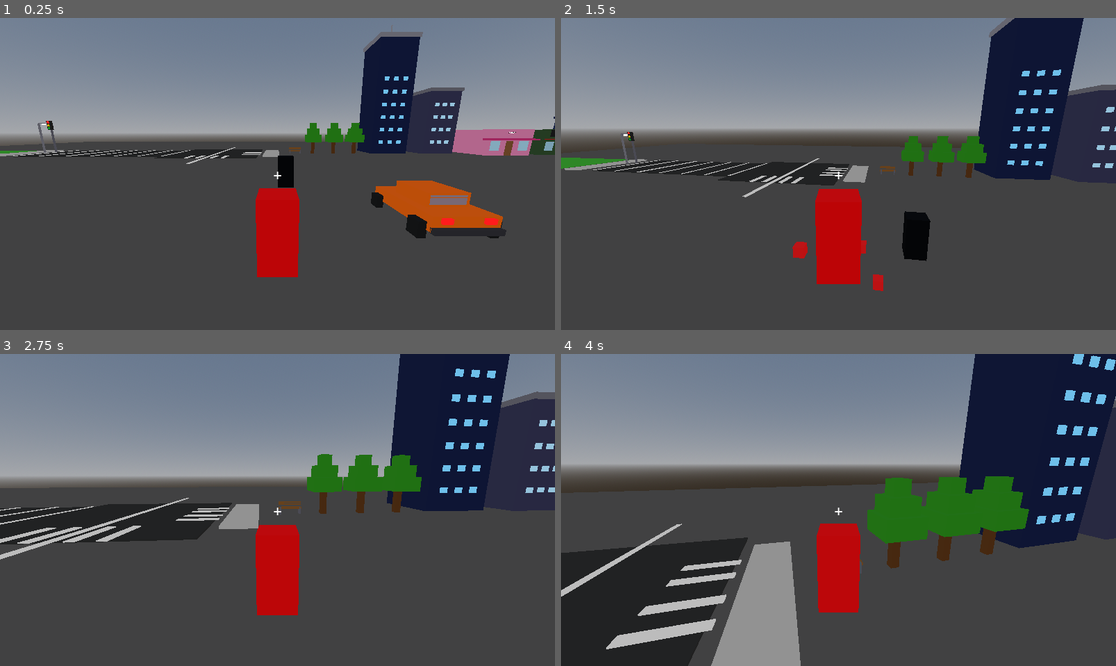
Above: before the commit, frames 1-4 (two rows, left to right).
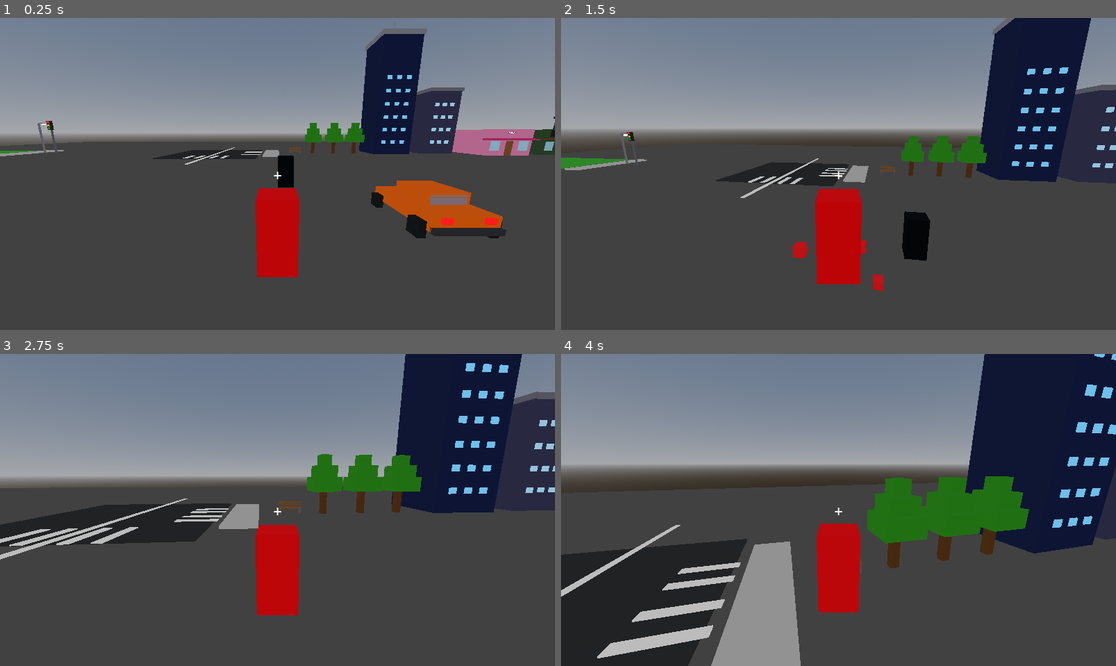
Above: after the commit, the same moments.

Repository: brian-grafals/BloxyGTA
Game: Godot game, scene res://scenes/main.tscn
The game is run twice, just before and just after one commit, with the same random seed, the same clock (stepped at 60 frames per second) and the same inputs.
Inputs (mouse positions are in pixels of both pictures, inside the frame that each line leads up to):
- Up to frame 1 (0.25 s): no input
- Up to frame 2 (1.5 s): move the mouse to (866, 174) at 0.52 s; hold Right mouse button (aim) 0.53-1.28 s; hold W (move_forward) from 0.53 s (still down); click (866, 174) at 0.67 s; tap Space (jump) at 0.77 s; move the mouse to (810, 174) at 1.27 s; tap E (interact) at 1.35 s; click (810, 174) at 1.42 s
- Up to frame 3 (2.75 s): keep holding W (move_forward); tap Space (jump) at 1.52 s; move the mouse to (288, 503) at 2.02 s; hold Shift (sprint) from 2.03 s (still down); click (288, 503) at 2.17 s
- Up to frame 4 (4 s): keep holding W (move_forward); move the mouse to (832, 516) at 2.77 s; release Shift (sprint) at 2.78 s; right-click (832, 516) at 2.85 s; click (832, 516) at 2.92 s; tap Space (jump) at 3.02, 3.77 s; move the mouse to (877, 513) at 3.52 s; hold E (interact) from 3.53 s (still down); click (877, 513) at 3.67 s

The runs differ from the first frame. In frame 1, 1.4% of the frame differs, in the area x 2-77%, y 1-47%; in frame 2, 2.7%; in frame 3, 3.3%; in frame 4, 5.0%, in the area x 0-100%, y 0-98%.

Commit message:
Fix debris collision layer and car camera, update map layout
- debris collision_layer = 0 (stops blood cubes blocking car)
- lock camera when in car, snap to higher/further-back position
- main.tscn road layout updated

Co-Authored-By: Claude Sonnet 4.6 <noreply@anthropic.com>

Diff:
--- a/scenes/main.tscn
+++ b/scenes/main.tscn
@@ -68,62 +68,83 @@
 [node name="Dummy" parent="." unique_id=1523863791 instance=ExtResource("2")]
 transform = Transform3D(1, 0, 0, 0, 1, 0, 0, 0, 1, 0, 1, -8)
 
-[node name="Car" parent="." instance=ExtResource("3")]
+[node name="Car" parent="." unique_id=711713523 instance=ExtResource("3")]
 transform = Transform3D(1, 0, 0, 0, 1, 0, 0, 0, 1, 6, 0.5, -3)
 
-[node name="GrassTile1" parent="." instance=ExtResource("4")]
+[node name="GrassTile1" parent="." unique_id=1914143861 instance=ExtResource("4")]
 transform = Transform3D(1, 0, 0, 0, 1, 0, 0, 0, 1, -58, 0, -30)
 
-[node name="GrassTile2" parent="." instance=ExtResource("4")]
+[node name="GrassTile2" parent="." unique_id=1938694124 instance=ExtResource("4")]
 transform = Transform3D(1, 0, 0, 0, 1, 0, 0, 0, 1, -50, 0, -30)
 
-[node name="Sidewalk1" parent="." instance=ExtResource("5")]
+[node name="Sidewalk1" parent="." unique_id=1375663745 instance=ExtResource("5")]
 transform = Transform3D(1, 0, 0, 0, 1, 0, 0, 0, 1, -43, 0, -30)
 
-[node name="Streetlight1" parent="." instance=ExtResource("11")]
+[node name="Streetlight1" parent="." unique_id=1720911745 instance=ExtResource("11")]
 transform = Transform3D(1, 0, 0, 0, 1, 0, 0, 0, 1, -41, 0, -31)
 
-[node name="Stoplight1" parent="." instance=ExtResource("12")]
+[node name="Stoplight1" parent="." unique_id=2128300593 instance=ExtResource("12")]
 transform = Transform3D(1, 0, 0, 0, 1, 0, 0, 0, 1, -39, 0, -31)
 
-[node name="RoadStraight1" parent="." instance=ExtResource("6")]
-transform = Transform3D(1, 0, 0, 0, 1, 0, 0, 0, 1, -35, 0, -30)
+[node name="RoadStraight1" parent="." unique_id=55451554 instance=ExtResource("6")]
+transform = Transform3D(1, 0, 0, 0, 1, 0, 0, 0, 1, -14.644665, 0, 3.8432693)
 
-[node name="RoadHighway1" parent="." instance=ExtResource("7")]
-transform = Transform3D(1, 0, 0, 0, 1, 0, 0, 0, 1, -24, 0, -30)
+[node name="RoadStraight6" parent="." unique_id=1472218693 instance=ExtResource("6")]
+transform = Transform3D(1, 0, 0, 0, 1, 0, 0, 0, 1, -14.644665, 0, 27.645702)
 
-[node name="RoadIntersection1" parent="." instance=ExtResource("8")]
-transform = Transform3D(1, 0, 0, 0, 1, 0, 0, 0, 1, -10, 0, -30)
+[node name="RoadStraight2" parent="." unique_id=227893928 instance=ExtResource("6")]
+transform = Transform3D(-4.37114e-08, 0, -9.424192, 0, 1, 0, 1.0000002, 0, -4.1194454e-07, -14.644665, 0, 63.42318)
 
-[node name="Sidewalk2" parent="." instance=ExtResource("5")]
+[node name="RoadStraight4" parent="." unique_id=1181413213 instance=ExtResource("6")]
+transform = Transform3D(1, 0, 0, 0, 1, 0, 0, 0, 1, -14.644665, 3.6605377, 45.61353)
+
+[node name="RoadStraight3" parent="." unique_id=631759707 instance=ExtResource("6")]
+transform = Transform3D(1, 0, 0, 0, 0.90744776, 0.4201649, 0, -0.4201649, 0.90744776, -14.644665, 1.5700326, 36.24238)
+
+[node name="RoadStraight5" parent="." unique_id=1880400582 instance=ExtResource("6")]
+transform = Transform3D(1, 0, 0, 0, 0.9234582, -0.38369906, 0, 0.38369906, 0.9234582, -14.644665, 1.7796545, 54.96062)
+
+[node name="RoadHighway3" parent="." unique_id=894154794 instance=ExtResource("7")]
+transform = Transform3D(-4.371138e-08, 0, 7.98, 0, 1, 0, -0.9999998, 0, -3.4881688e-07, -38.50859, 0, 15.792767)
+
+[node name="RoadHighway5" parent="." unique_id=131161798 instance=ExtResource("7")]
+transform = Transform3D(-4.371138e-08, 0, 7.98, 0, 1, 0, -0.9999998, 0, -3.4881688e-07, -36.018055, 0, 46.60738)
+
+[node name="RoadHighway4" parent="." unique_id=92962266 instance=ExtResource("7")]
+transform = Transform3D(-4.371138e-08, 0, 7.98, 0, 1, 0, -0.9999998, 0, -3.4881688e-07, 41.37323, 0, 15.792767)
+
+[node name="RoadIntersection1" parent="." unique_id=1060714432 instance=ExtResource("8")]
+transform = Transform3D(1, 0, 0, 0, 1, 0, 0, 0, 1, -10, 0, -29.67598)
+
+[node name="Sidewalk2" parent="." unique_id=272378816 instance=ExtResource("5")]
 transform = Transform3D(1, 0, 0, 0, 1, 0, 0, 0, 1, -1, 0, -30)
 
-[node name="Bench1" parent="." instance=ExtResource("9")]
+[node name="Bench1" parent="." unique_id=822704049 instance=ExtResource("9")]
 transform = Transform3D(1, 0, 0, 0, 1, 0, 0, 0, 1, 3, 0, -30)
 
-[node name="Tree1" parent="." instance=ExtResource("10")]
+[node name="Tree1" parent="." unique_id=676485149 instance=ExtResource("10")]
 transform = Transform3D(1, 0, 0, 0, 1, 0, 0, 0, 1, 6, 0, -30)
 
-[node name="Tree2" parent="." instance=ExtResource("10")]
+[node name="Tree2" parent="." unique_id=1236775946 instance=ExtResource("10")]
 transform = Transform3D(1, 0, 0, 0, 1, 0, 0, 0, 1, 9.5, 0, -30)
 
-[node name="Tree3" parent="." instance=ExtResource("10")]
+[node name="Tree3" parent="." unique_id=291394759 instance=ExtResource("10")]
 transform = Transform3D(1, 0, 0, 0, 1, 0, 0, 0, 1, 13, 0, -30)
 
-[node name="Skyscraper1" parent="." instance=ExtResource("13")]
-transform = Transform3D(1, 0, 0, 0, 1, 0, 0, 0, 1, 19, 0, -33)
+[node name="Skyscraper1" parent="." unique_id=1644296519 instance=ExtResource("13")]
+transform = Transform3D(1, 0, 0, 0, 1, 0, 0, 0, 1, 19, 0, -32.09269)
 
-[node name="SkyscraperShort1" parent="." instance=ExtResource("14")]
+[node name="SkyscraperShort1" parent="." unique_id=137793300 instance=ExtResource("14")]
 transform = Transform3D(1, 0, 0, 0, 1, 0, 0, 0, 1, 27, 0, -32)
 
-[node name="ClothesShop1" parent="." instance=ExtResource("15")]
+[node name="ClothesShop1" parent="." unique_id=2012427861 instance=ExtResource("15")]
 transform = Transform3D(1, 0, 0, 0, 1, 0, 0, 0, 1, 36, 0, -30)
 
-[node name="GunShop1" parent="." instance=ExtResource("16")]
+[node name="GunShop1" parent="." unique_id=241774672 instance=ExtResource("16")]
 transform = Transform3D(1, 0, 0, 0, 1, 0, 0, 0, 1, 45, 0, -30)
 
-[node name="PoliceStation1" parent="." instance=ExtResource("17")]
+[node name="PoliceStation1" parent="." unique_id=1213024647 instance=ExtResource("17")]
 transform = Transform3D(1, 0, 0, 0, 1, 0, 0, 0, 1, 56, 0, -30)
 
-[node name="Hotel1" parent="." instance=ExtResource("18")]
+[node name="Hotel1" parent="." unique_id=225762497 instance=ExtResource("18")]
 transform = Transform3D(1, 0, 0, 0, 1, 0, 0, 0, 1, 67, 0, -33)
--- a/scripts/dummy.gd
+++ b/scripts/dummy.gd
@@ -76,7 +76,7 @@
 func _spawn_debris(origin: Vector3, count: int, explode: bool) -> void:
 	for i in count:
 		var piece := RigidBody3D.new()
-		piece.collision_layer = 4
+		piece.collision_layer = 0
 		piece.collision_mask = 1
 
 		var mesh_inst := MeshInstance3D.new()
--- a/scripts/player.gd
+++ b/scripts/player.gd
@@ -21,11 +21,8 @@
 	camera_pivot.rotation.x = _pitch
 
 func _input(event: InputEvent) -> void:
-	if event is InputEventMouseMotion and Input.mouse_mode == Input.MOUSE_MODE_CAPTURED:
-		if _in_car:
-			camera_pivot.rotate_y(-event.relative.x * MOUSE_SENSITIVITY)
-		else:
-			rotate_y(-event.relative.x * MOUSE_SENSITIVITY)
+	if event is InputEventMouseMotion and Input.mouse_mode == Input.MOUSE_MODE_CAPTURED and not _in_car:
+		rotate_y(-event.relative.x * MOUSE_SENSITIVITY)
 		_pitch = clamp(_pitch - event.relative.y * MOUSE_SENSITIVITY, -1.2, 0.4)
 		camera_pivot.rotation.x = _pitch
 
@@ -89,13 +86,20 @@
 	_current_car = car
 	visible = false
 	velocity = Vector3.ZERO
+	camera_pivot.position.y = 2.5
+	camera.position.z = 8.0
+	camera_pivot.rotation.x = -0.35
+	camera_pivot.rotation.y = 0.0
 	car.enter(self)
 
 func _exit_car() -> void:
 	_in_car = false
 	visible = true
 	velocity = Vector3.ZERO
+	camera_pivot.position.y = 1.5
+	camera.position.z = 5.0
 	camera_pivot.rotation.y = 0.0
+	camera_pivot.rotation.x = _pitch
 	# step out to the side of the car
 	global_position = _current_car.global_position + _current_car.transform.basis.x * 2.5
 	global_position.y = _current_car.global_position.y + 1.0
